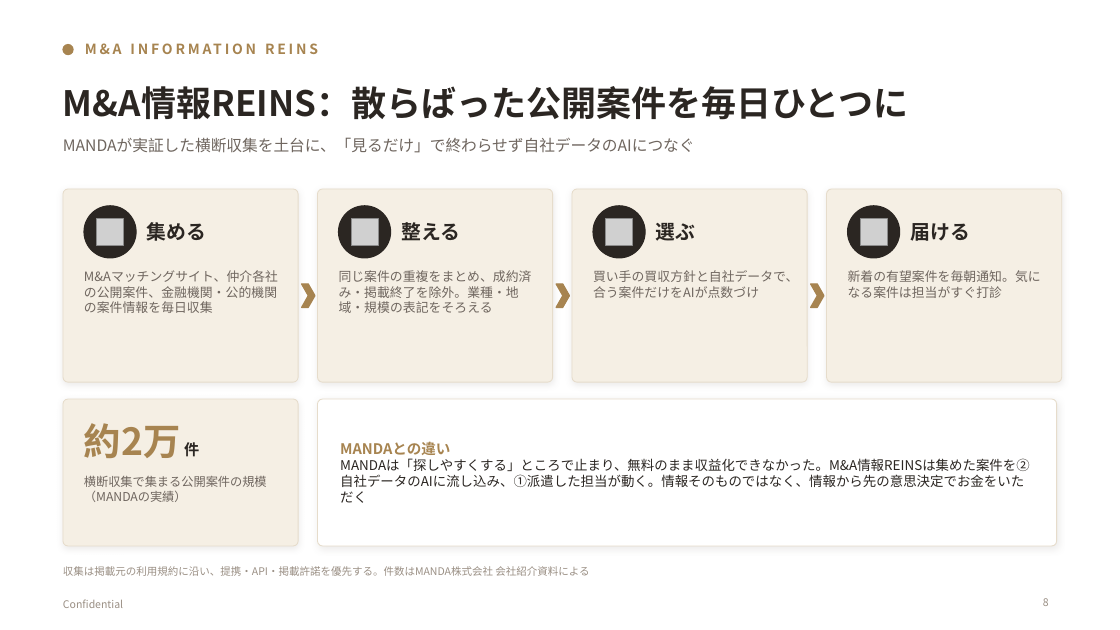
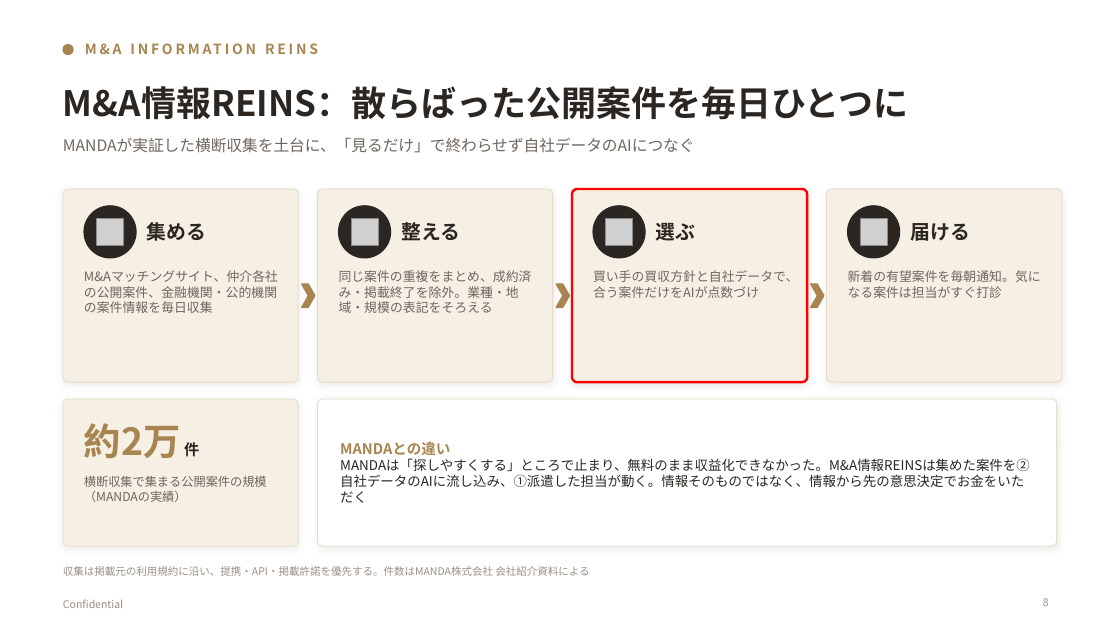
Before and after one commit to nakano-winebank/wine-auction, a slide deck: slide 8 of docs/business/事業概要_AI_MA部門_営業用.pptx. Drawn at 1120x630 pixels with LibreOffice and Linux fonts; fonts in the diff are those of the drawing; grey boxes stand for pictures. Boxes give left, top, right and bottom in pixels: in the first picture for what was removed or moved away, otherwise in the second. Text is boxed around its words. In the diff, an @@ line names an element or a change of style, - is before the commit and + after.

```diff
--- a/docs/business/事業概要_AI_MA部門_営業用.pptx
+++ b/docs/business/事業概要_AI_MA部門_営業用.pptx
@@ rounded rectangle at (572,189,807,382): outline #E6DCCB 0.75 pt to #FF0000 2 pt @@
```
Also in this commit, not shown: 8 other slides changed, 4 other files.
